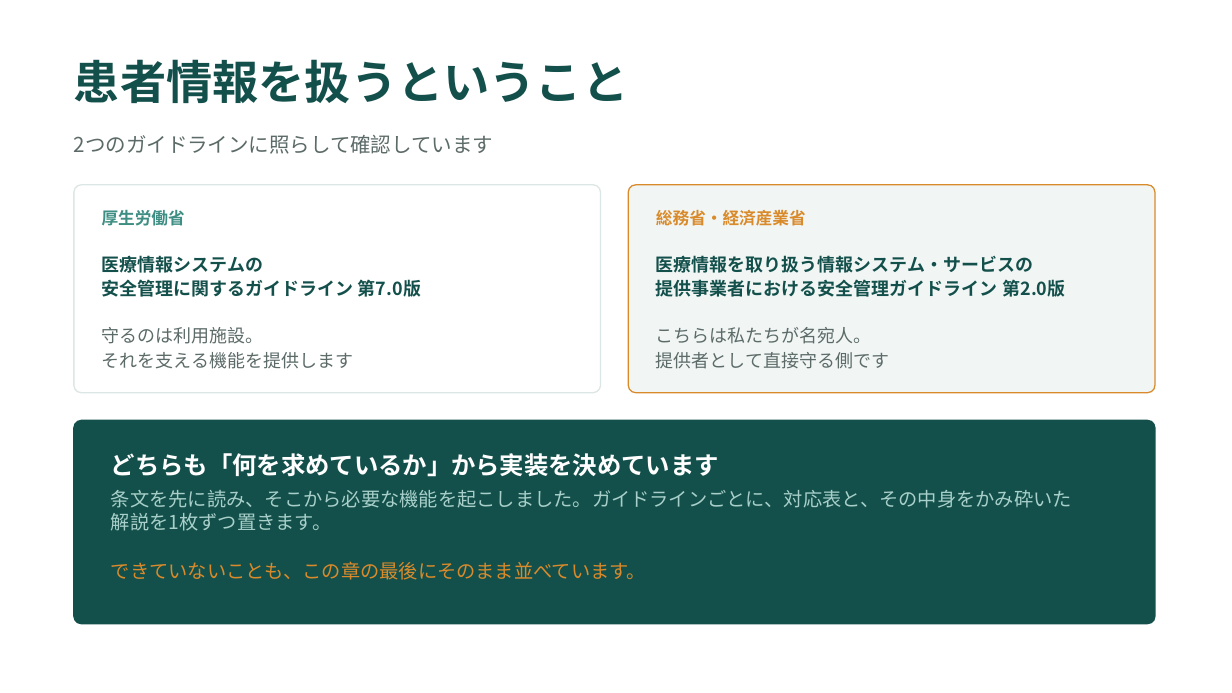
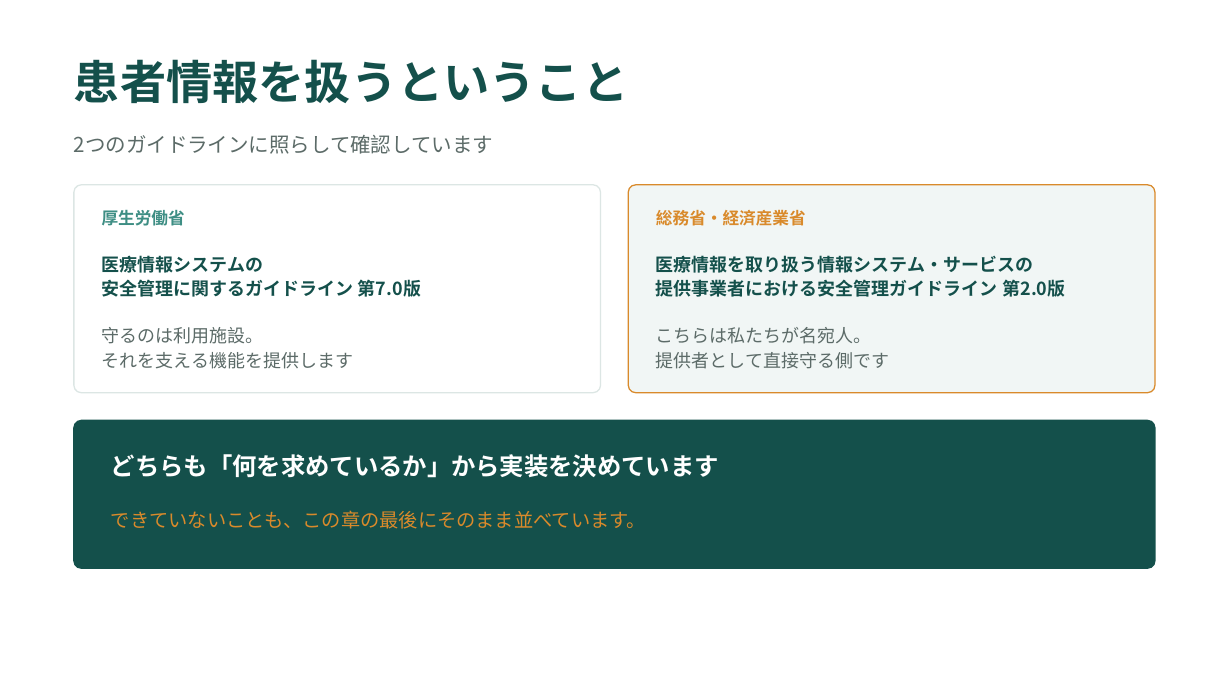
Before and after one commit to taisako082600-spec/pharmacare, a slide deck: slide 10 of PharmaCare_紹介資料.pptx. Drawn at 1232x693 pixels with LibreOffice and Linux fonts; fonts in the diff are those of the drawing. Boxes give left, top, right and bottom in pixels: in the first picture for what was removed or moved away, otherwise in the second. Text is boxed around its words. In the diff, an @@ line names an element or a change of style, - is before the commit and + after.

```diff
--- a/PharmaCare_紹介資料.pptx
+++ b/PharmaCare_紹介資料.pptx
@@ rounded rectangle: place and size @@
-rounded rectangle at [74,421,1155,624]
+rounded rectangle at [74,421,1155,568]
@@ rounded rectangle at [74,421,1155,568]: proportions changed @@
@@ text "できていないことも、この章の最後にそのまま並べています。": place and size @@
-text "できていないことも、この章の最後にそのまま並べています。" at [111,561,646,580]
+text "できていないことも、この章の最後にそのまま並べています。" at [111,510,646,529]
@@ text removed at [111,490,1072,531] @@
-条文を先に読み、そこから必要な機能を起こしました。ガイドラインごとに、対応表と、その中身をかみ砕いた解説を1枚ずつ置きます。
```
Also in this commit, not shown: 1 other slide changed, 1 other file.
